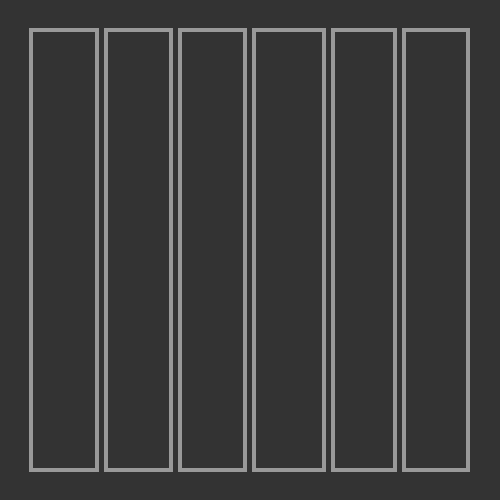
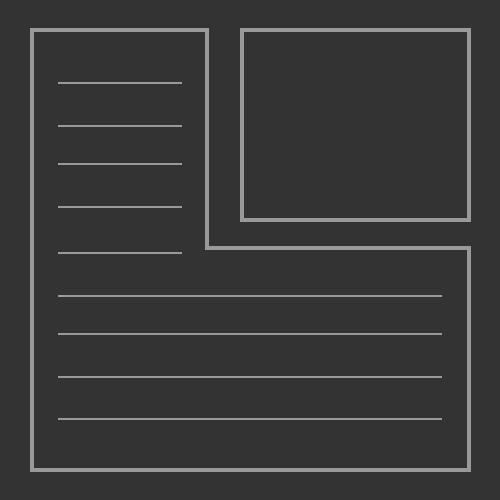
The second 500 × 500 image is a revision of the first. Changes to its layers:
hid group "columns" (6 layers) over [29, 28, 471, 472]
hid "6 cols" over [29, 28, 471, 472]
added layer "レイヤー 6 のコピー" above "レイヤー 6" over [29, 28, 471, 472]
